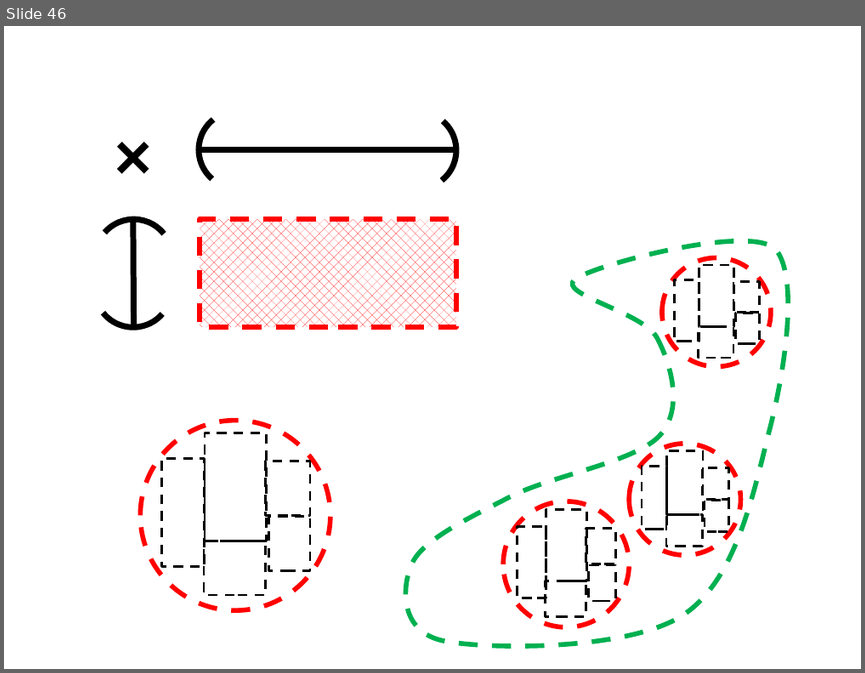
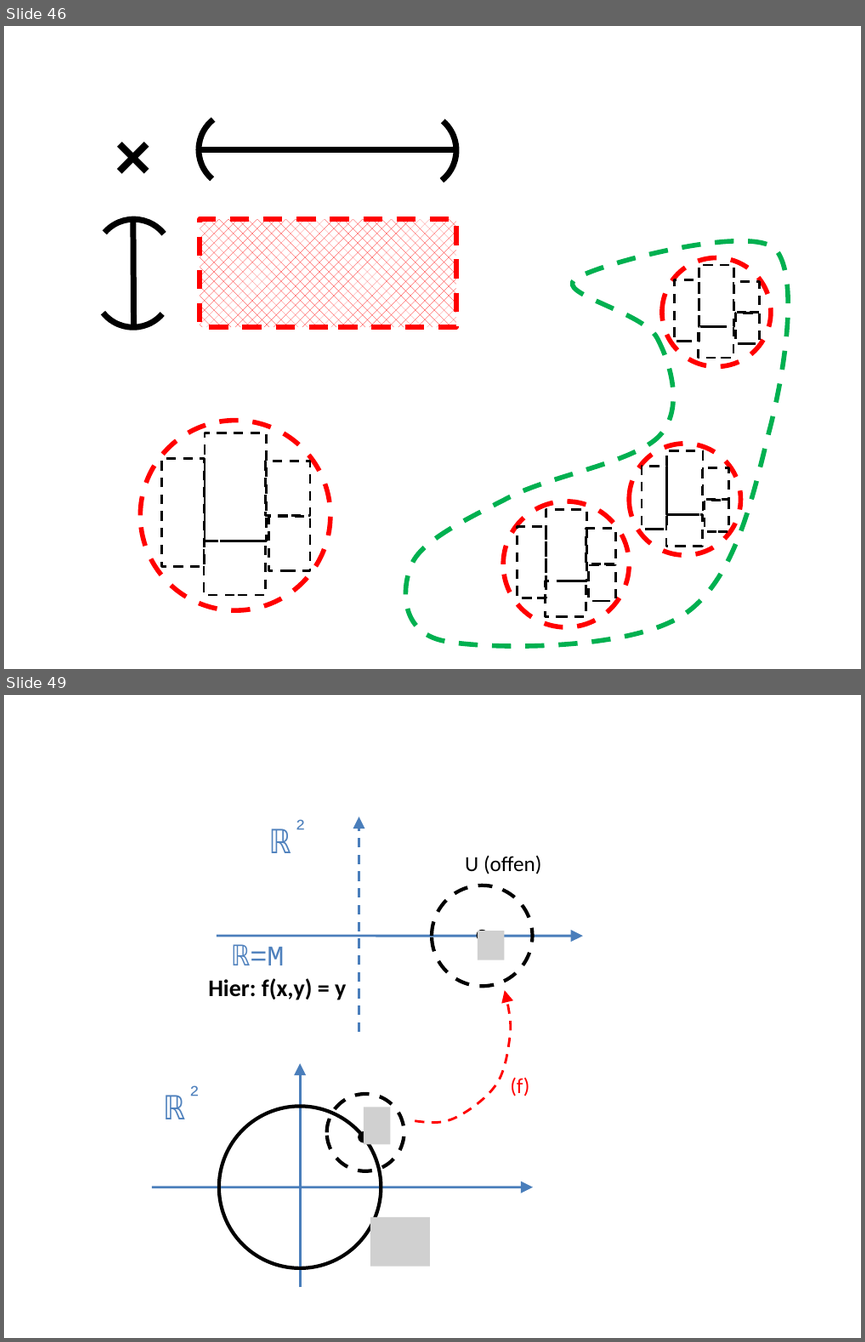
Before and after one commit to lutteropp/GeoTopo, a slide deck: images/Bilder.pptx. Shown one above the other, each under a label of ours: slide 46 before the commit, slides 46 and 49 after it; the slides between them are not shown. The pictures are 865x673 and 865x1342 pixels, drawn with LibreOffice and Linux fonts; fonts in the diff are those of the drawing; grey boxes stand for pictures. Boxes give left, top, right and bottom in pixels: in the first picture for what was removed or moved away, otherwise in the second. Text is boxed around its words. In the diff, an @@ line names an element or a change of style, - is before the commit and + after.

```diff
--- a/images/Bilder.pptx
+++ b/images/Bilder.pptx
@@ slide 49 added at <box>4,695,861,1338</box>, background #FFFFFF @@
@@ text added at <box>293,819,307,830</box>, 20 pt, text #4F81BD @@
+²
@@ arrow added from (358, 1032) to (358, 817), #4B7EBC 2 pt dashed @@
@@ text added at <box>271,828,291,853</box>, 28 pt, text #4F81BD @@
+ℝ
@@ text added at <box>465,855,541,874</box>, 18 pt, text #000000 @@
+U (offen)
@@ ellipse added at <box>432,885,532,986</box>, outline #000000 3 pt dashed @@
@@ arrow added from (216, 936) to (582, 936), #4B7EBC 2 pt @@
@@ text added at <box>233,944,284,965</box>, 24 pt, text #4F81BD @@
+ℝ=M
@@ ellipse added at <box>477,930,487,940</box>, fill #000000, outline #000000 2 pt @@
@@ picture added at <box>477,930,504,959</box> @@
@@ text added at <box>208,978,346,1000</box>, 20 pt, text #000000, bold @@
+Hier: f(x,y) = y
@@ freeform shape added at <box>415,990,511,1122</box>, outline #FF0000 2 pt dashed @@
@@ text added at <box>510,1077,529,1096</box>, 18 pt, text #FF0000 @@
+(f)
@@ text added at <box>166,1095,186,1119</box>, 28 pt, text #4F81BD @@
+ℝ
@@ text added at <box>188,1085,202,1096</box>, 20 pt, text #4F81BD @@
+²
@@ ellipse added at <box>327,1094,404,1170</box>, outline #000000 3 pt dashed @@
@@ picture added at <box>364,1106,391,1144</box> @@
@@ ellipse added at <box>358,1132,368,1141</box>, fill #000000, outline #000000 2 pt @@
@@ group added at <box>151,1063,533,1287</box>: 2 arrows, 1 ellipse, 1 picture @@
```
Also in this commit, not shown: 1 slide changed, 3 other slides added, 9 other files.
